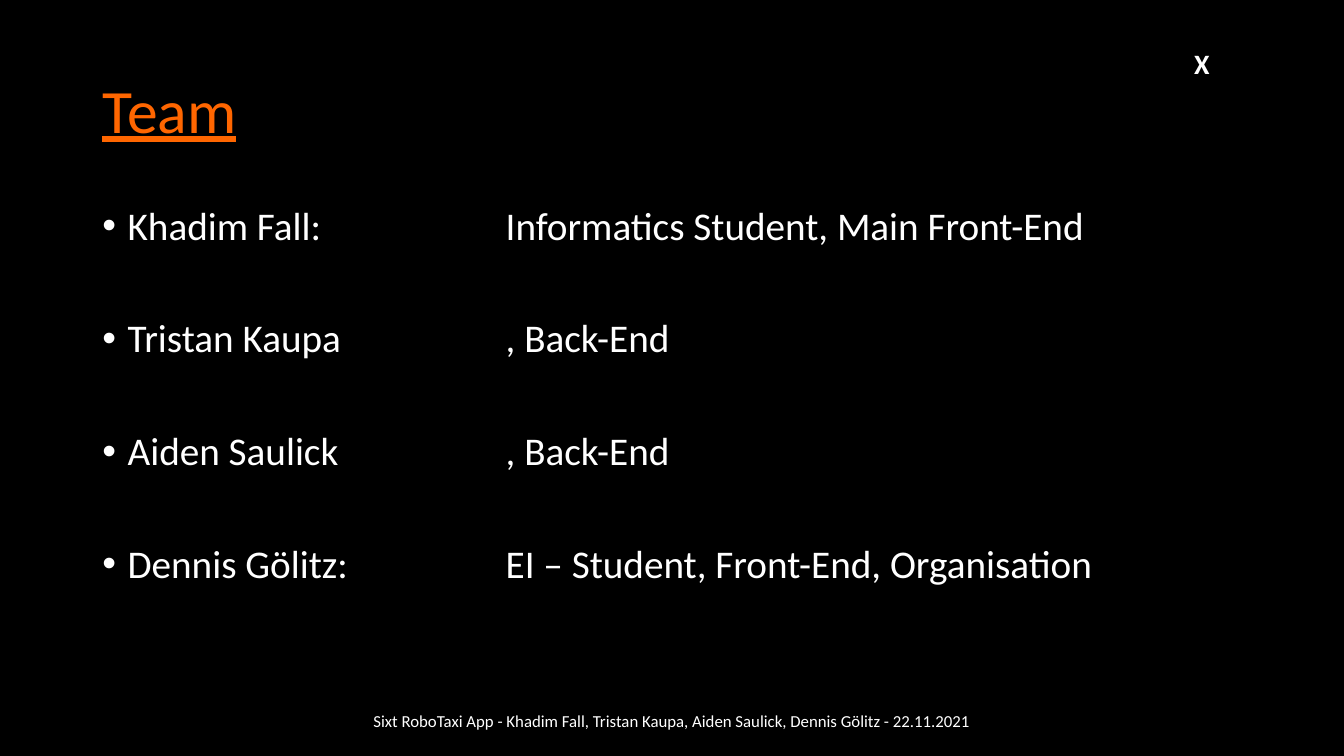
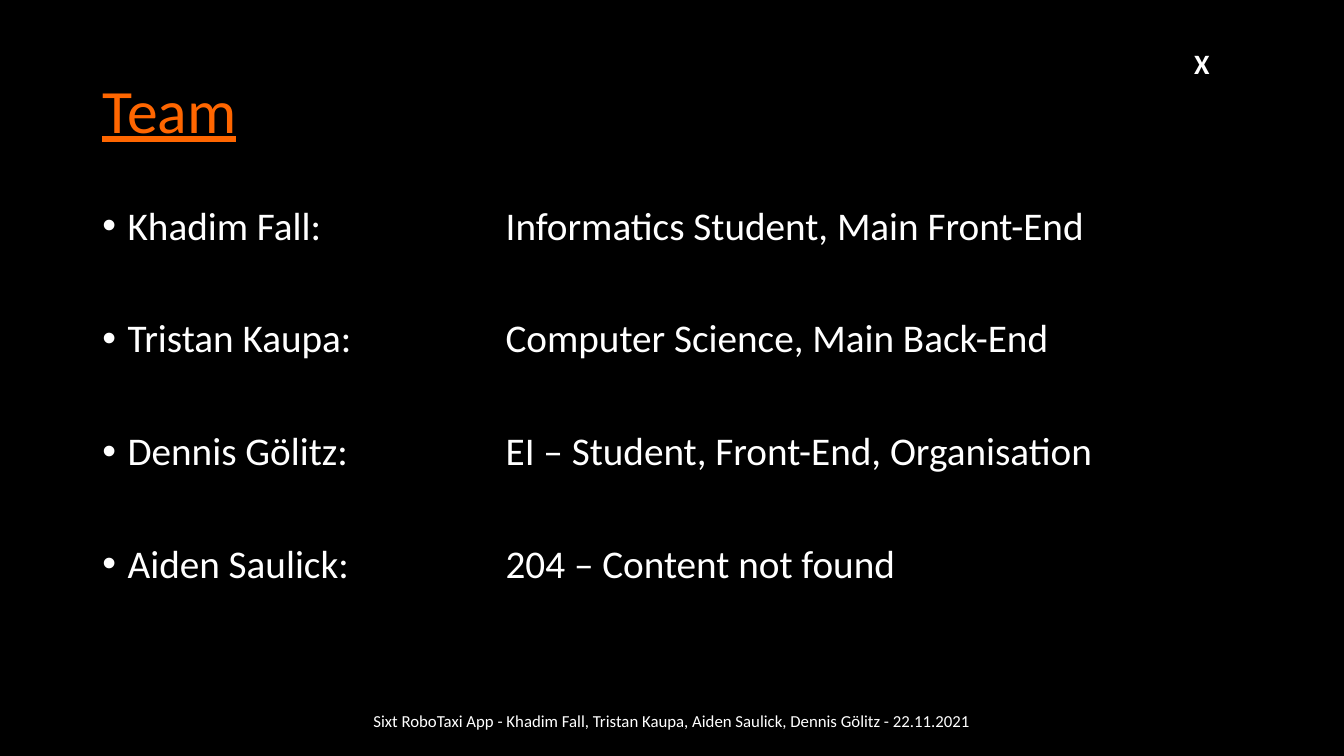
Before and after one commit to mono424/hackatum_sixt_flutter_app, a slide deck: slide 2 of Sixt_RoboTaxi_App.pptx. Drawn at 1344x756 pixels with LibreOffice and Linux fonts; fonts in the diff are those of the drawing; background and template pictures are left out. Boxes give left, top, right and bottom in pixels: in the first picture for what was removed or moved away, otherwise in the second. Text is boxed around its words. In the diff, an @@ line names an element or a change of style, - is before the commit and + after.

```diff
--- a/Sixt_RoboTaxi_App.pptx
+++ b/Sixt_RoboTaxi_App.pptx
@@ text at [128, 324, 1048, 359]: text changed @@
-• Tristan Kaupa , Back-End
-• Aiden Saulick , Back-End
+• Tristan Kaupa: Computer Science, Main Back-End
@@ text at [128, 550, 894, 579]: paragraph added @@
+• Aiden Saulick: 204 – Content not found
```
Also in this commit, not shown: 3 other slides changed, 1 slide added.
